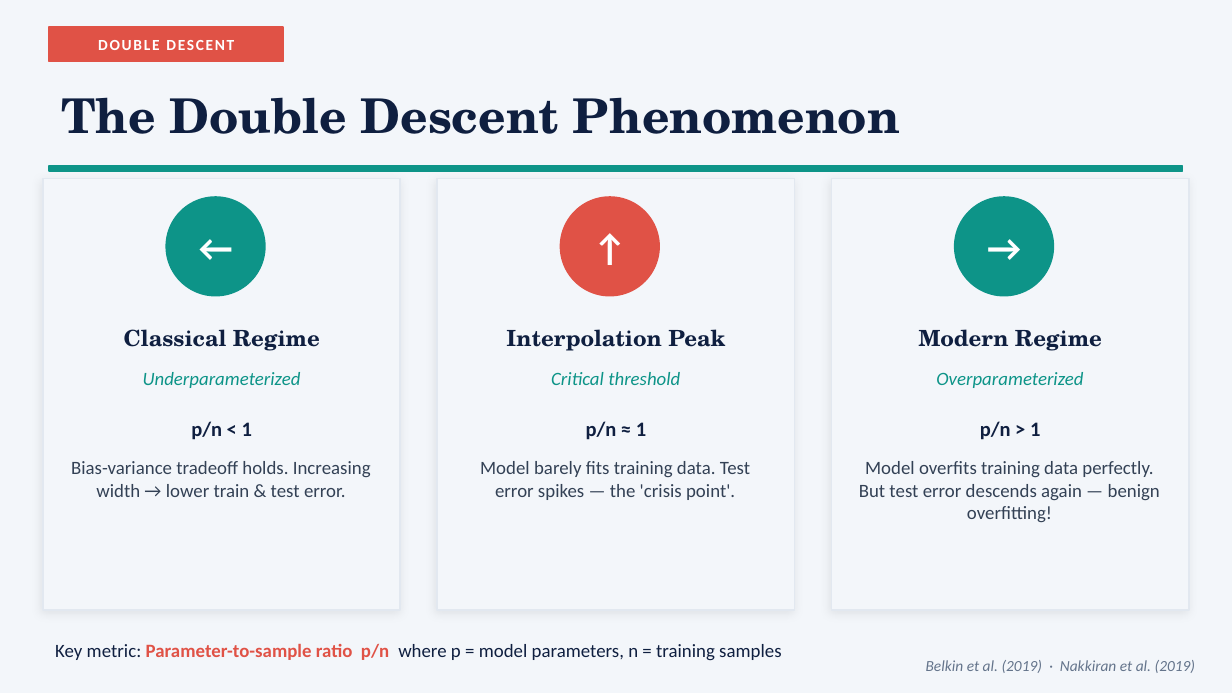
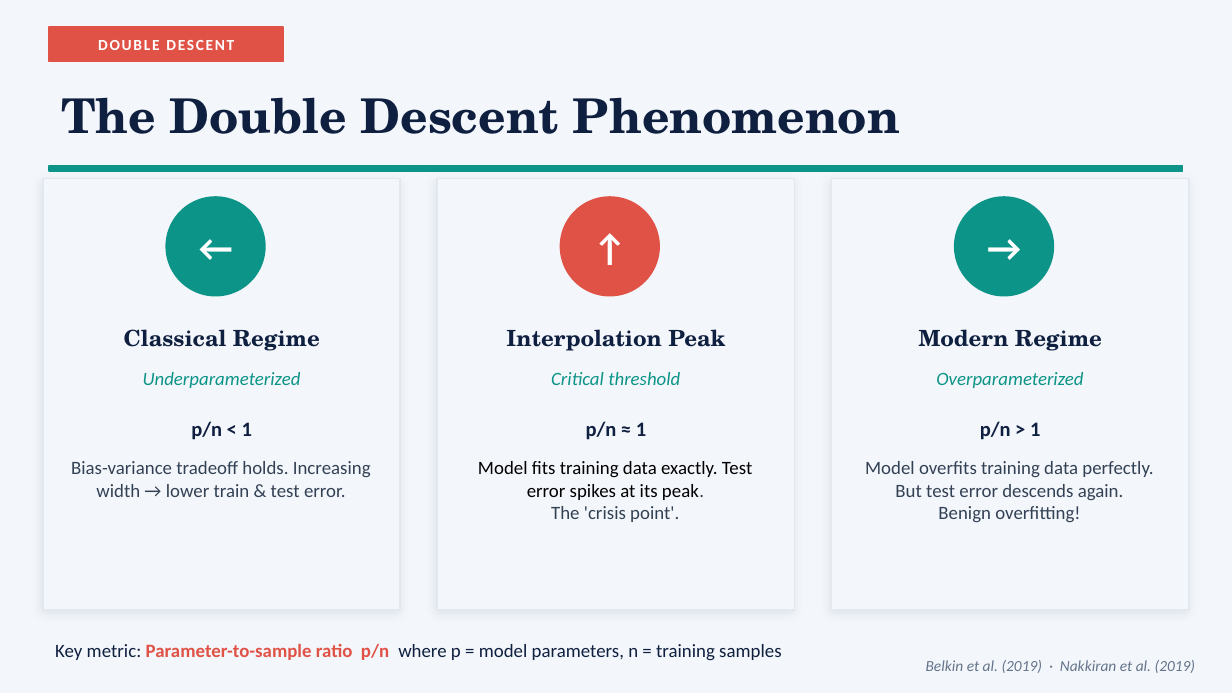
Before and after one commit to LeJ7-commits/double-descent-overparameterized-mlps, a slide deck: slide 4 of slides/double_descent_presentation.pptx. Drawn at 1232x693 pixels with LibreOffice and Linux fonts; fonts in the diff are those of the drawing. Boxes give left, top, right and bottom in pixels: in the first picture for what was removed or moved away, otherwise in the second. Text is boxed around its words. In the diff, an @@ line names an element or a change of style, - is before the commit and + after.

```diff
--- a/slides/double_descent_presentation.pptx
+++ b/slides/double_descent_presentation.pptx
@@ text at bbox=[478, 461, 752, 522]: text changed; text colour #334155 to #000000 @@
-Model barely fits training data. Test error spikes — the 'crisis point'.
+Model fits training data exactly. Test error spikes at its peak.
+The 'crisis point'.
@@ text at bbox=[865, 461, 1153, 522]: text changed @@
-Model overfits training data perfectly. But test error descends again — benign overfitting!
+Model overfits training data perfectly. But test error descends again.
+Benign overfitting!
```
Also in this commit, not shown: 2 other slides changed.
